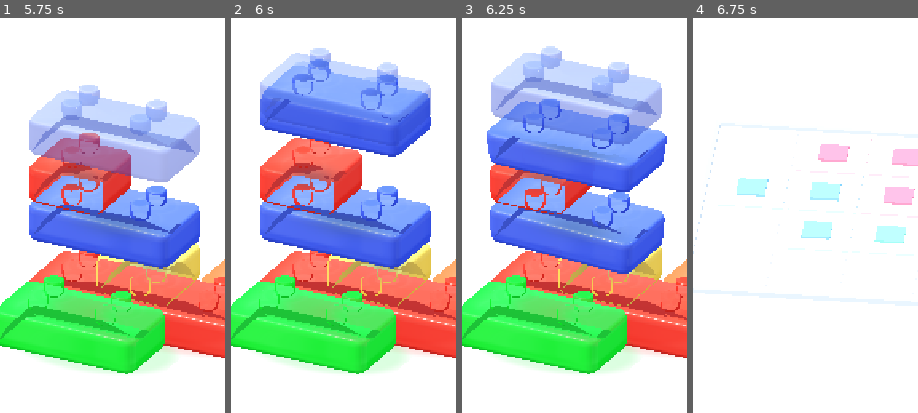
Above: before the commit, frames 1-4 (left to right).
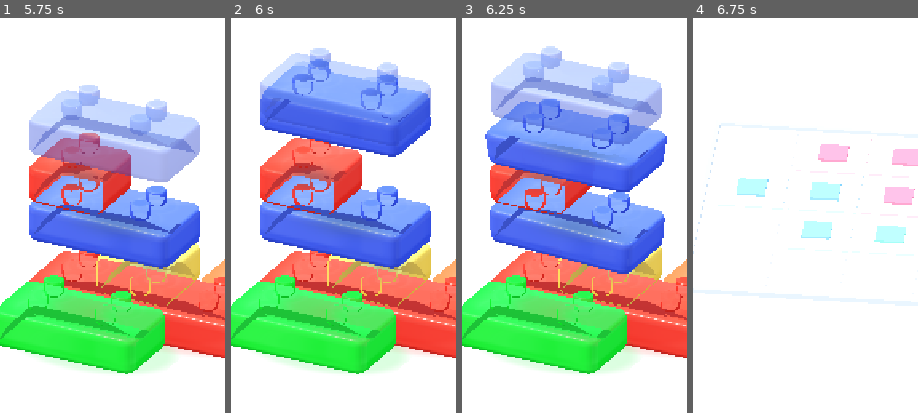
Above: after the commit, the same moments.

Repository: dbrckk/Jelly-bricks
Game: Godot game, scene res://scenes/main.tscn
The game is run twice, just before and just after one commit, with the same random seed, the same clock (stepped at 60 frames per second) and the same inputs.
Inputs (mouse positions are % of the whole screen's width and height, from its top left):
- Up to frame 1 (5.75 s): click (8, 82) at 0.52 s; click (20, 82) at 1.27 s; click (32, 82) at 2.02 s; click "‹ Niveau" at 2.75 s; click "↻ Tourner" at 3.5 s; click "? Indice" at 4.25 s; click "Tour 3D" at 5 s
- Up to frame 2 (6 s): click "↓ Poser" at 5.75 s
- Up to frame 3 (6.25 s): no input
- Up to frame 4 (6.75 s): click "‹ Puzzles" at 6.5 s
The pictures show only the part of the screen within x 13-63%, y 24-74%; the shares and areas given below are measured in that part.

Frames 1-2 are identical in both runs. In frame 3, 0.1% of the frame differs, in the area x 10-25%, y 29-45%; in frame 4, nothing differs.

Commit message:
feat(godot): emit contact-centred jelly waves along real supporting bricks

Diff:
--- a/native-godot/scripts/stack_mode.gd
+++ b/native-godot/scripts/stack_mode.gd
@@ -1120,6 +1120,8 @@
     # Core light diffusion is one shader branch on already existing faces.
     material.set_shader_parameter("studio_transmission", 0.0 if translucent else .86)
     material.set_shader_parameter("studio_squash", 0.0)
+    material.set_shader_parameter("studio_wave_phase", 0.0)
+    material.set_shader_parameter("studio_wave_gain", 0.0)
     material.set_shader_parameter("studio_span", Vector2(
         float(cells.size()) if posmod(turns, 2) == 0 else 1.0,
         1.0 if posmod(turns, 2) == 0 else float(cells.size())))
@@ -1249,6 +1251,8 @@
             var paint: ShaderMaterial = node.get_node("GelBody").material_override
             paint.set_shader_parameter("gel_spring", 0.0)
             paint.set_shader_parameter("studio_squash", 0.0)
+            paint.set_shader_parameter("studio_wave_phase", 0.0)
+            paint.set_shader_parameter("studio_wave_gain", 0.0)
 
 ## Trigger the squeeze only when the real brick reaches its support.
 ## Four successive, decaying lobes make a short gelatin compression and
@@ -1270,6 +1274,50 @@
     rebound.tween_property(paint, "shader_parameter/studio_squash",
         0.0, .23).set_trans(Tween.TRANS_SINE).set_ease(Tween.EASE_OUT)
     return rebound
+
+## Compute the impact in RECEIVER-local coordinates, using actual
+## overlapping cells on the same supporting tier. Sideways contact must
+## not appear as a generic wave emitted from the middle of every brick.
+## Ground impacts and non-overlapping lower tiers fall back to the centre.
+func _wave_center_on(receiver: Dictionary, contact: Dictionary) -> Vector2:
+    var length: int = LENGTHS[int(receiver["length"])]
+    var along_x: bool = posmod(int(receiver["turns"]), 2) == 0
+    var midpoint := Vector2(
+        float(length if along_x else 1) * .5,
+        float(1 if along_x else length) * .5)
+    if contact.is_empty():
+        return midpoint
+    var footprint: Array[Vector2i] = _occupied_cells(receiver)
+    var center := Vector2.ZERO
+    var shared := 0
+    for cell in _occupied_cells(contact):
+        if not footprint.has(cell):
+            continue
+        center += Vector2(
+            float(cell.y - int(receiver["col"])) + .5,
+            float(cell.x - int(receiver["row"])) + .5)
+        shared += 1
+    return center / float(shared) if shared > 0 else midpoint
+
+## No idle per-frame script. Godot tweens ONE existing shader uniform only
+## while a live brick settles. The vertex shader analytically expands a
+## narrow, damped radial ring on its side walls; studs and base stay seated.
+func _animate_gel_wave(paint: ShaderMaterial,
+        center: Vector2, strength: float, delay: float = 0.0) -> Tween:
+    paint.set_shader_parameter("studio_wave_center", center)
+    paint.set_shader_parameter("studio_wave_phase", 0.0)
+    paint.set_shader_parameter("studio_wave_gain", clampf(strength, 0.0, .92))
+    var wave := create_tween()
+    motion_tweens.append(wave)
+    if delay > 0.0:
+        wave.tween_interval(delay)
+    wave.tween_property(paint, "shader_parameter/studio_wave_phase",
+        1.0, .54).set_trans(Tween.TRANS_LINEAR)
+    wave.tween_callback(paint.set_shader_parameter.bind(
+        "studio_wave_phase", 0.0))
+    wave.tween_callback(paint.set_shader_parameter.bind(
+        "studio_wave_gain", 0.0))
+    return wave
 
 ## One draw per studio floor, not one light or shader material per
 ## piece. Only ground-contact pieces transmit color onto the white base.
@@ -1428,6 +1476,14 @@
         .set_trans(Tween.TRANS_CUBIC).set_ease(Tween.EASE_OUT)
     _animate_gel_compression(material, .96, .29)
     _react_to_supports(entry)
+    var first_support: Dictionary = {}
+    if int(entry["layer"]) > 0:
+        for support_index in _support_indices(entry):
+            if int(bricks[support_index]["layer"]) == int(entry["layer"]) - 1:
+                first_support = bricks[support_index]
+                break
+    _animate_gel_wave(material, _wave_center_on(entry, first_support),
+        .90, .29)
     # The visual flight lasts .29 s: FX must not precede the support
     # contact. A tracked tween is killed by _stop_motion on Undo or
     # replacement and captures the original brick's attributes.
@@ -1519,6 +1575,9 @@
             .set_trans(Tween.TRANS_SINE).set_ease(Tween.EASE_OUT)
         shake.tween_property(base, "rotation", Vector3.ZERO, .59) \
             .set_trans(Tween.TRANS_ELASTIC).set_ease(Tween.EASE_OUT)
+        _animate_gel_wave(lower_paint,
+            _wave_center_on(bricks[index], entry),
+            minf(.50, strength * 8.3), propagation)
 
 func _undo() -> void:
     if bricks.is_empty():
